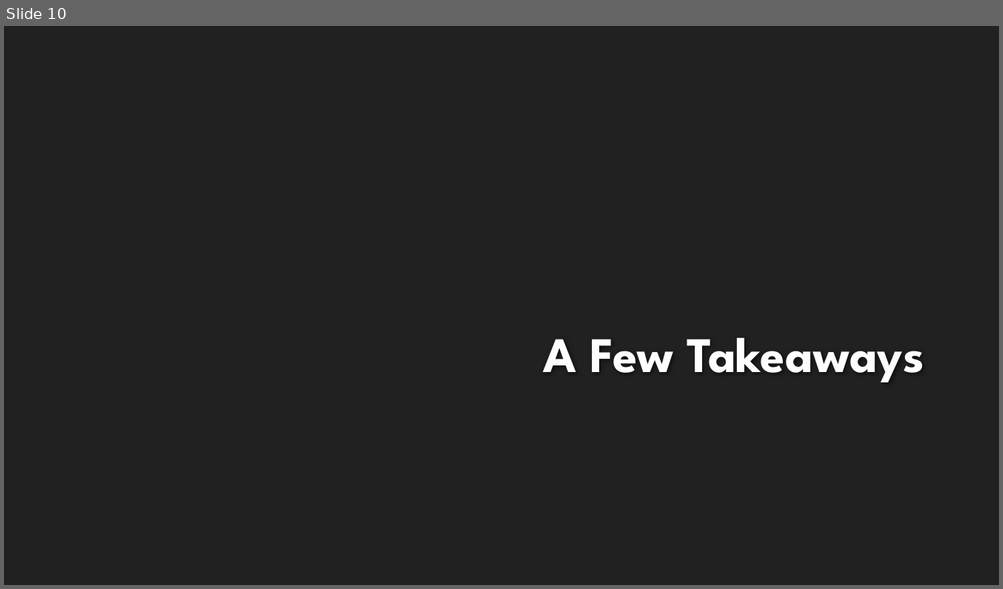
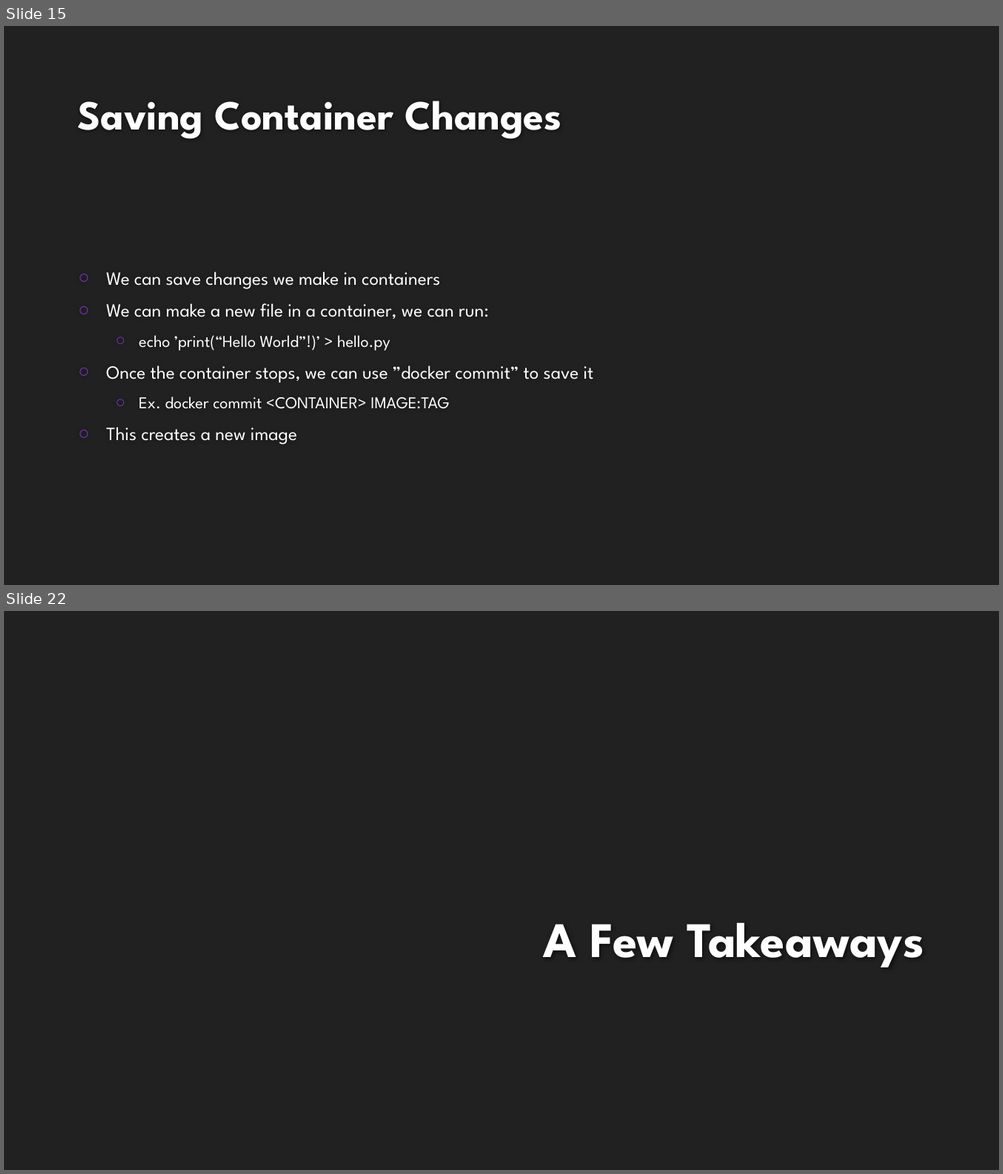
Before and after one commit to kertox662/jamhacks6-workshop-reference, a slide deck: intro-docker/presentation/intro-to-docker.pptx. Shown one above the other, each under a label of ours: slide 10 before the commit, slides 15 and 22 after it; the slides between them are not shown. The pictures are 1003x589 and 1003x1174 pixels, drawn with LibreOffice and Linux fonts; fonts in the diff are those of the drawing; background and template pictures are left out. Boxes give left, top, right and bottom in pixels: in the first picture for what was removed or moved away, otherwise in the second. Text is boxed around its words. In the diff, an @@ line names an element or a change of style, - is before the commit and + after.

Commit message:
Docker: Presentation and README

```diff
--- a/intro-docker/presentation/intro-to-docker.pptx
+++ b/intro-docker/presentation/intro-to-docker.pptx
@@ slide 15 added at (4,26,999,585), background #212121 @@
@@ title added at (77,101,562,139), 40 pt, text #FEFEFE, bold @@
+Saving Container Changes
@@ text added at (106,272,594,445), 18 pt, text #FFFFFF @@
+○ We can save changes we make in containers
+○ We can make a new file in a container, we can run:
+  ○ echo ’print(“Hello World”!)’ > hello.py
+○ Once the container stops, we can use ”docker commit” to save it
+  ○ Ex. docker commit <CONTAINER> IMAGE:TAG
+○ This creates a new image
@@ what was slide 10 is now slide 22 @@
```
Also in this commit, not shown: 1 slide changed, 11 other slides added, 1 other file.
